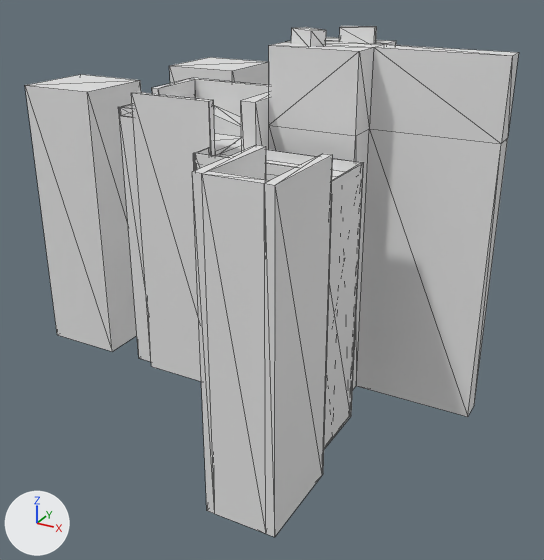
The glTF model src/maps/tiles/structure.glb: old version first, new version second.
Camera for both pictures: a camera (50 mm lens) standing at (26.8, -52.1, 22.2) and looking at (-18.8, 30.8, -19.2). The axes (+X, +Y, +Z) are drawn at lower left. The lights are the same throughout. Mesh edges are drawn as thin lines. Vertices at the same position are counted once.

Objects in the first picture: 'structure-col'.
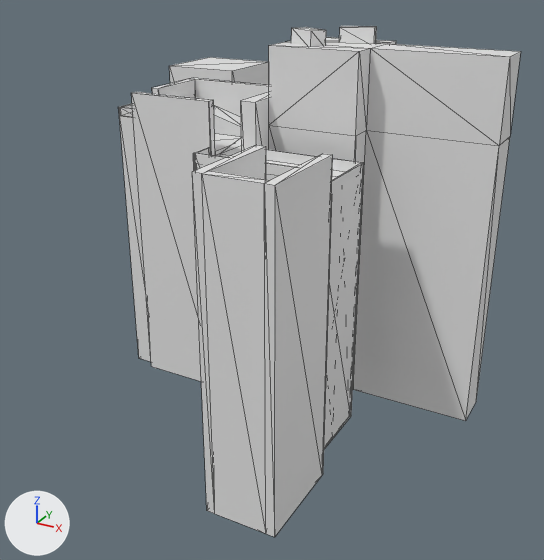
What differs and where, as boxes [x1, y1, x2, y2] in the pictures (544 x 560 px; the box of a moved part takes in the faces that stretch with it):
'structure-col', reshaped (18% narrower): before [25, 26, 519, 537]; after [118, 26, 521, 537]
part 1 of me_cube, deleted: before [25, 74, 141, 352]
part 2 of me_cube, moved or reshaped: before [271, 37, 519, 417]; after [271, 37, 521, 421]

The change in detail:
me_cube is used by ob_structure_col; location (0.0, 0.0, 0.0).
me_cube had 277 vertices, 516 faces and spanned x -60.0..10.0, y -1.0..63.0, z -37.8..14.0.
me_cube now has 261 vertices, 492 faces and spans x -49.0..10.0, y -1.0..63.0, z -36.8..14.0.
me_cube part 1: the loose piece of 8 vertices spanning x -60.0..-48.0, y 30.0..42.0, z -37.8..3.8 is deleted.
Part 2, on me_cube:
9 vertices are removed from x -5.0..10.0, y 29.0..32.0, z -31.0..12.3.
40 faces are deleted.
3 vertices move from x -5.0..10.0, y 29.0..32.0, z -31.0..3.3 to x -5.0..10.0, y 28.0..33.0, z -31.0..3.3.
9 vertices are added at x -5.0..10.0, y 28.0..34.0, z -31.0..12.3.
40 new faces join them.
